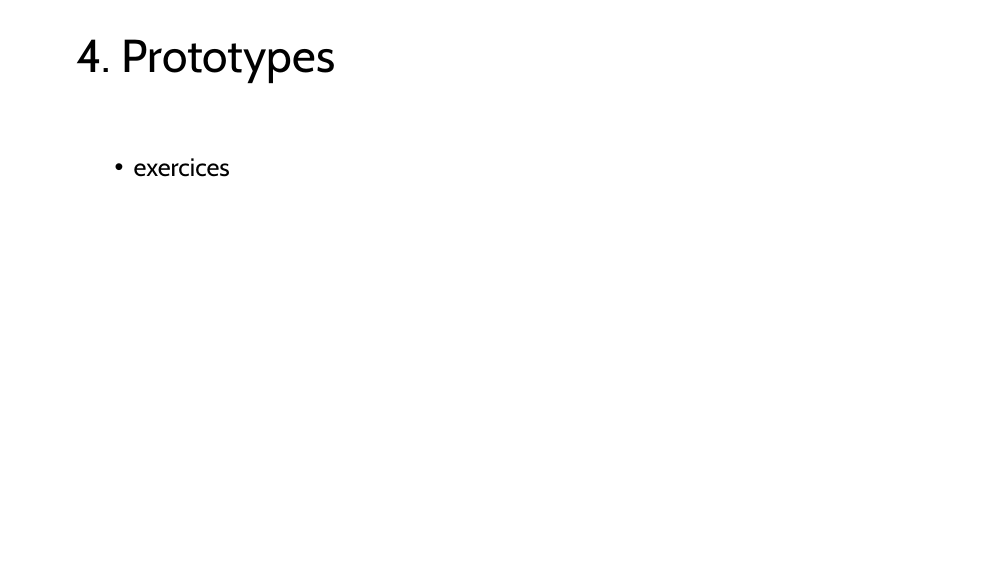
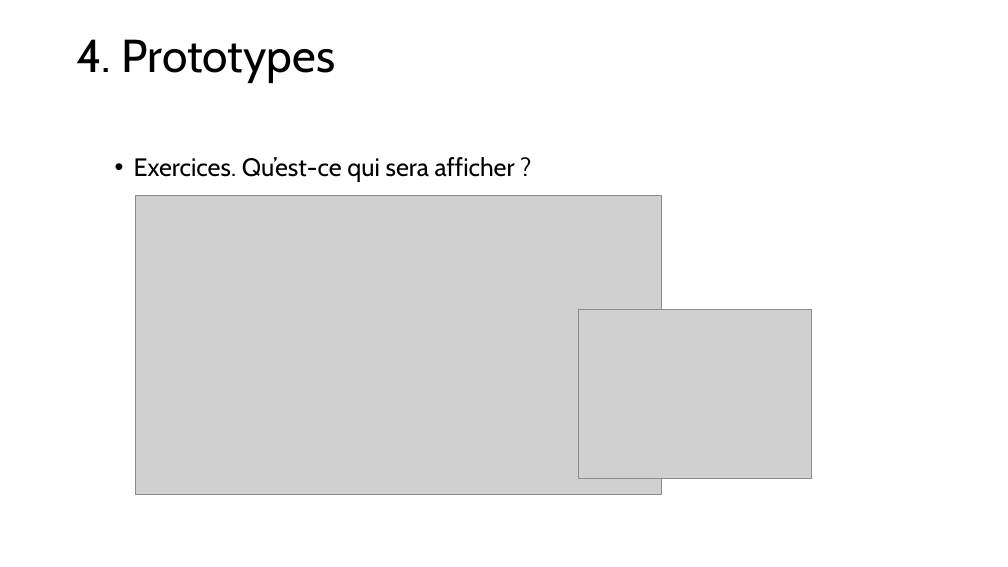
Before and after one commit to LJKhnor/chapitre-6, a slide deck: slide 36 of Chapitre 6.pptx (slide 30 before the commit). Drawn at 1008x567 pixels with LibreOffice and Linux fonts; fonts in the diff are those of the drawing; grey boxes stand for pictures. Boxes give left, top, right and bottom in pixels: in the first picture for what was removed or moved away, otherwise in the second. Text is boxed around its words. In the diff, an @@ line names an element or a change of style, - is before the commit and + after.

```diff
--- a/Chapitre 6.pptx
+++ b/Chapitre 6.pptx
@@ text at [134,157,515,182]: text changed @@
-  • exercices
+  • Exercices. Qu’est-ce qui sera afficher ?
@@ picture added at [135,196,662,495] @@
@@ picture added at [579,309,811,479] @@
```
Also in this commit, not shown: 20 other slides changed, 8 slides added, 1 slide removed.
